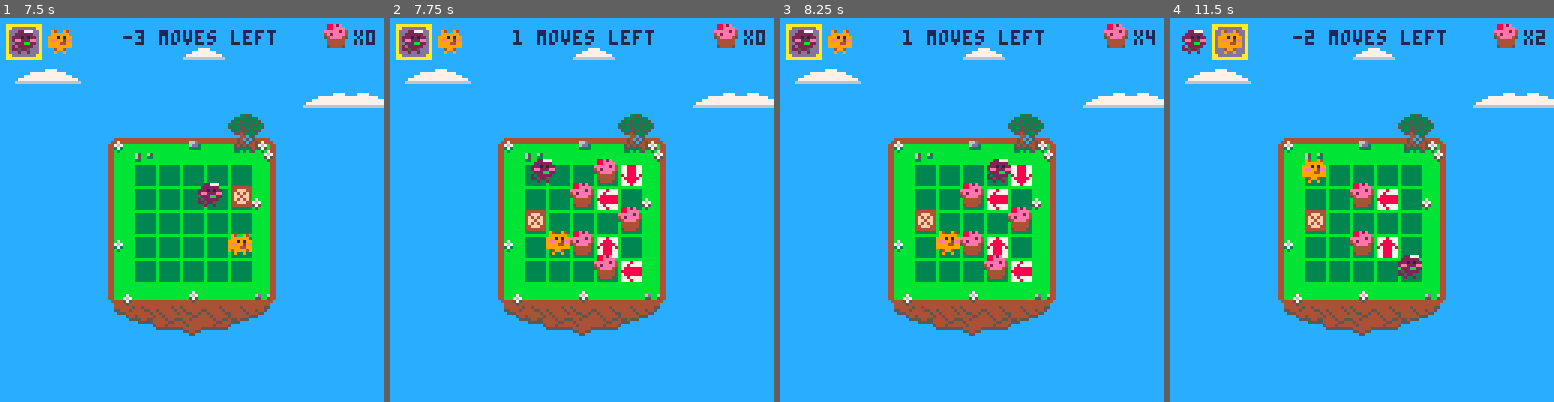
Above: before the commit, frames 1-4 (left to right).
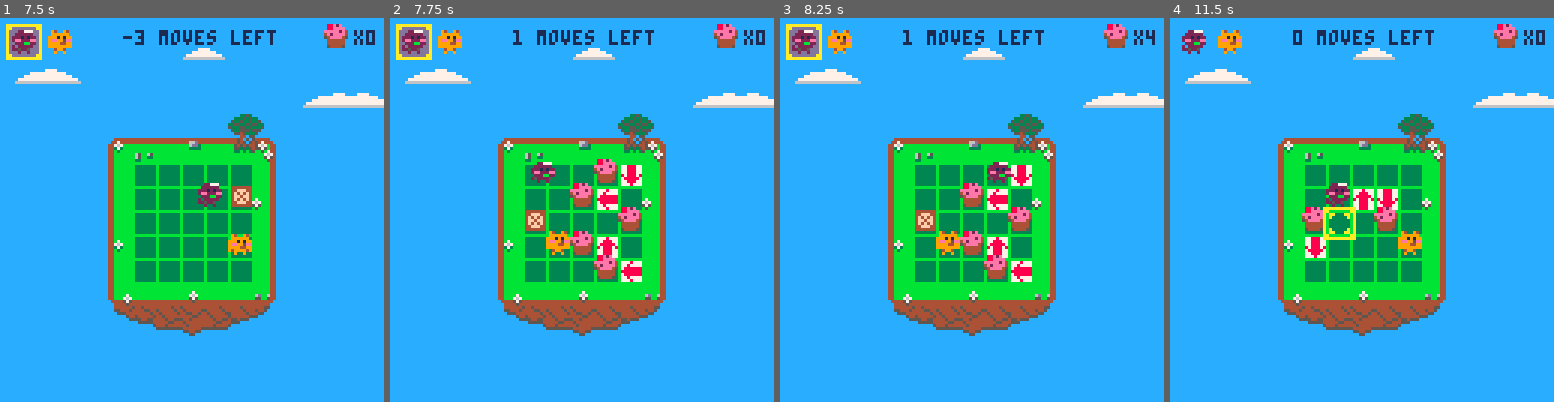
Above: after the commit, the same moments.

Repository: accidentalrebel/pico8-pop-puff
Game: PICO-8 cartridge pop-puff.p8
The game is run twice, just before and just after one commit, with the same random seed, the same clock (stepped at 60 frames per second) and the same inputs.
Inputs:
- Up to frame 1 (7.5 s): tap X (X key) at 0.33, 0.7, 1.43, 2.58, 3.1, 3.62, 4.13, 4.65, 5.17, 5.68, 6.2, 6.72, 7.23 s; tap O (Z key) at 1.07, 1.8, 2.43, 3.07, 3.7, 4.33, 4.97, 5.6, 6.23, 6.87 s; hold Right 2.33-3.33 s; hold Right 3.38-4.22 s; hold Up 4.27-4.67 s; hold Right 4.72-5.72 s; hold Down 5.77-6.1 s; hold Left 6.15-6.98 s; hold Right from 7.03 s (still down)
- Up to frame 2 (7.75 s): keep holding Right; tap O (Z key) at 7.5 s
- Up to frame 3 (8.25 s): tap X (X key) at 7.75 s; release Right at 8.03 s; hold Right from 8.08 s (still down); tap O (Z key) at 8.13 s
- Up to frame 4 (11.5 s): tap X (X key) every 0.52 s from 8.27 to 11.37 s; tap O (Z key) every 0.63 s from 8.77 to 11.3 s; release Right at 8.92 s; hold Up 8.97-9.37 s; hold Right 9.42-10.42 s; hold Down 10.47-10.8 s; hold Left from 10.85 s (still down)

Frame 1 is identical in both runs. In frame 2, 0.2% of the frame differs, in the area x 36-43%, y 36-43%; in frame 3, 0.2%; in frame 4, 4.6%, in the area x 10-98%, y 1-68%.

Commit message:
Can now properly setup a level.

Diff:
--- a/pop-puff.p8
+++ b/pop-puff.p8
@@ -140,10 +140,10 @@
 
    for i=2,#map_string,2 do
       c = sub(map_string,i,i)
-      if c == "P" then
-	 make_player(_pop,col,row)
-      elseif c == "F" then
-	 make_player(_puff,col,row)
+      if c == "F" then
+	 spawn_player(players[1],_puff,col,row)
+      elseif c == "P" then
+	 spawn_player(players[2],_pop,col,row)
       elseif c == "0" then
 	 make_cupcake(col,row)
       elseif c == "B" then
@@ -263,25 +263,29 @@
    add(cupcakes,cupcake)
 end
 
-function make_player(id,col,row)
-   local sprite = nil
-   local player_index = 0
-   if id == _pop then
-      sprite = _spr_pop
-      player_index = 2
-   else
-      sprite = _spr_puff
-      player_index = 1
-   end
-   local a = make_actor(id,0,0,0,-1,col,row,sprite)
-   players[player_index] = a
-   attach(a,get_tile_at(col,row))
-
-   a.pointing = nil
-   a.stop_on_next_tile = false
-   a.is_traveling = false
-
-   return a
+function spawn_player(player,id,col,row)
+   if player == nil then
+      local sprite = nil
+      local player_index = 0
+      if id == _pop then
+	 sprite = _spr_pop
+	 player_index = 2
+      else
+	 sprite = _spr_puff
+	 player_index = 1
+      end
+      player = make_actor(id,0,0,0,-1,col,row,sprite)
+      players[player_index] = player
+   end
+
+   attach(player,get_tile_at(col,row))
+
+   player.anim_index = 0
+   player.pointing = nil
+   player.stop_on_next_tile = false
+   player.is_traveling = false
+
+   return player
 end
 
 function spawn_box(box,col,row)
@@ -461,9 +465,7 @@
    if obj.tag == _pop or obj.tag == _puff then
       if obj.tag == players[current_player_index].tag then
 	 if #cupcakes <= 0 then
-	    clear_map()
-	    current_level_index = current_level_index + 1
-	    setup_map(current_level_index)
+	    on_level_cleared()
 	 else
 	    switch_to_next_player()
 	 end
@@ -480,6 +482,13 @@
    else
       on_reached_destination(slider)
    end
+end
+
+function on_level_cleared()
+   clear_map()
+   current_level_index = current_level_index + 1
+   setup_map(current_level_index)
+   current_player_index = 1
 end
 
 function on_tween_reached(tween)
